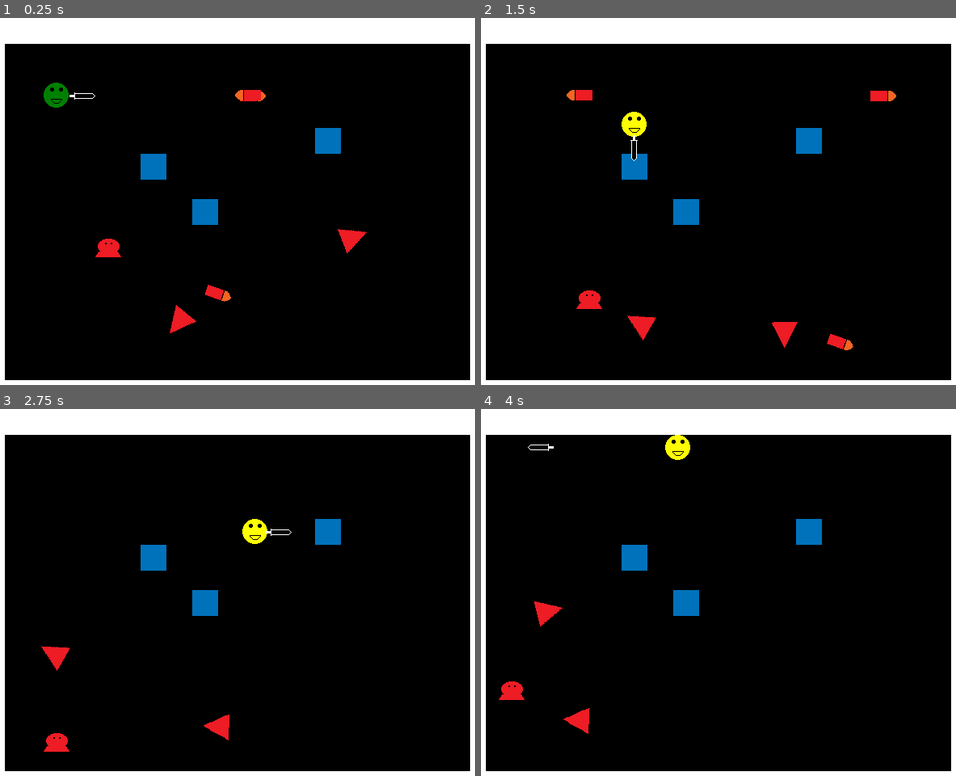
Above: before the commit, frames 1-4 (two rows, left to right).
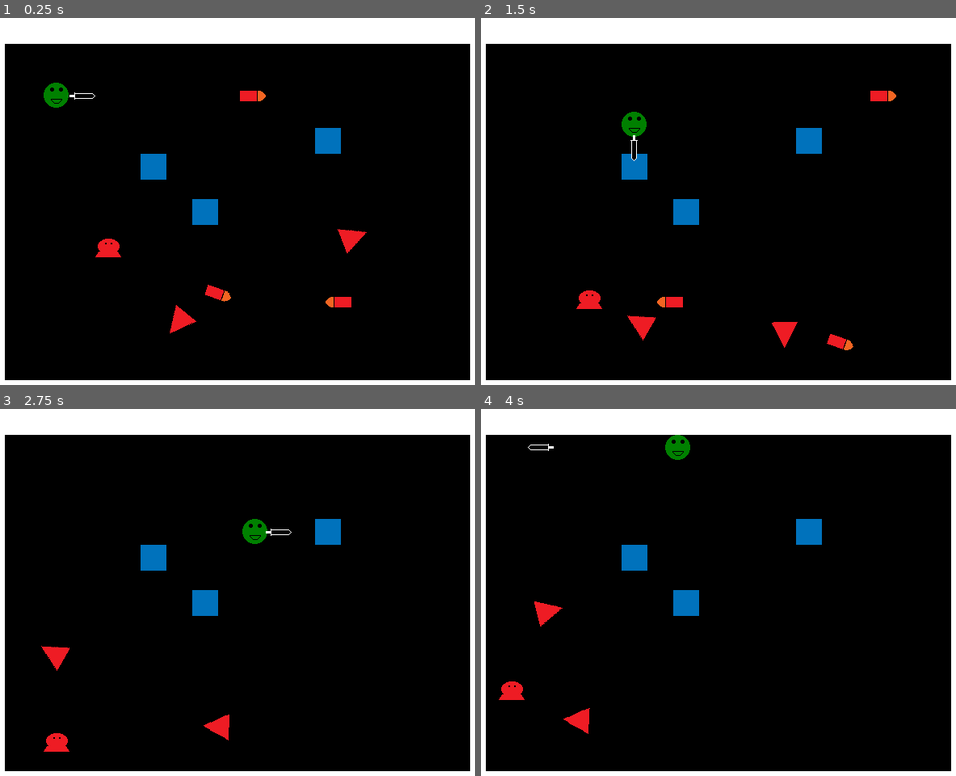
Above: after the commit, the same moments.

Repository: andOlga/game-off-2024
Game: Godot game, scene res://test_scene.tscn
Two runs of this game, one before a commit and one after it. Both use one fixed random seed, a clock stepped at 60 frames per second and the inputs below. Sound files missing from this copy of the repository are replaced by a short silence.
Inputs:
- Up to frame 1 (0.25 s): no input
- Up to frame 2 (1.5 s): tap Enter (action_pause) at 0.5 s; hold Right (move_right) 0.53-1.28 s; tap X (action_item) at 0.6 s; tap Space (action_select) at 0.8, 1.35 s; hold Down (move_down) from 1.28 s (still down)
- Up to frame 3 (2.75 s): tap X (action_item) at 1.55, 2.1 s; release Down (move_down) at 2.03 s; hold Right (move_right) from 2.03 s (still down); tap Space (action_select) at 2.3 s
- Up to frame 4 (4 s): release Right (move_right) at 2.78 s; hold Up (move_up) 2.78-3.53 s; tap Space (action_select) at 2.85, 3.8 s; tap X (action_item) at 3.05 s; hold Left (move_left) from 3.53 s (still down); tap Z (action_sword) at 3.6 s

The runs differ from the first frame. In frame 1, 0.2% of the frame differs, in the area x 49-74%, y 19-79%; in frame 2, 0.5%, in the area x 18-43%, y 19-79%; in frame 3, 0.3%; in frame 4, 0.3%.

Commit message:
Implement inventory system

Diff:
--- /dev/null
+++ b/game_objects/items/!base_item.gd
@@ -0,0 +1,10 @@
+class_name BaseItem extends Node2D
+
+func _on_hitbox_body_entered(body: Node2D) -> void:
+	if body is Player:
+		$PickupSFX.play()
+		$"..".add_item(self)
+		global_position = Vector2(-32, -32)
+
+func use() -> void:
+	push_error("Tried to activate item with unimplemented use()")
--- /dev/null
+++ b/game_objects/items/!base_item.tscn
@@ -0,0 +1,24 @@
+[gd_scene load_steps=4 format=3 uid="uid://sexql6jvvx3q"]
+
+[ext_resource type="Script" uid="uid://tgoprpe5hgwu" path="res://game_objects/items/!base_item.gd" id="1_7a8gh"]
+[ext_resource type="AudioStream" uid="uid://6cmbnc3fmgq5" path="res://sounds/aItem.wav" id="2_clmfo"]
+
+[sub_resource type="RectangleShape2D" id="RectangleShape2D_e4wh4"]
+size = Vector2(32, 32)
+
+[node name="BaseItem" type="Node2D"]
+script = ExtResource("1_7a8gh")
+
+[node name="Sprite" type="Sprite2D" parent="."]
+position = Vector2(16, 16)
+
+[node name="Hitbox" type="Area2D" parent="."]
+
+[node name="HitboxShape" type="CollisionShape2D" parent="Hitbox"]
+position = Vector2(16, 16)
+shape = SubResource("RectangleShape2D_e4wh4")
+
+[node name="PickupSFX" type="AudioStreamPlayer" parent="."]
+stream = ExtResource("2_clmfo")
+
+[connection signal="body_entered" from="Hitbox" to="." method="_on_hitbox_body_entered"]
--- /dev/null
+++ b/game_objects/items/!inventory.gd
@@ -0,0 +1,31 @@
+@icon("res://sprite_images/sItemFrame.png")
+
+extends Node2D
+
+var items : Array[BaseItem] = []
+var current_item = 0
+
+func _ready() -> void:
+	$CurrentItemSprite.hide()
+
+func add_item(item: BaseItem) -> void:
+	items.append(item)
+	print(item)
+
+func _process(_delta: float) -> void:
+	var size := items.size()
+	if size == 0:
+		return
+	if Input.is_action_just_pressed(&"action_select"):
+		current_item += 1
+		if current_item > size - 1:
+			current_item = 0
+		$CurrentItemSprite.texture = items[current_item].get_node("Sprite").texture
+		$CurrentItemSprite.show()
+		$SpriteHideTimer.start()
+	elif Input.is_action_just_pressed(&"action_item"):
+		items[current_item].use()
+
+
+func _on_sprite_hide_timer_timeout() -> void:
+	$CurrentItemSprite.hide()
--- /dev/null
+++ b/game_objects/items/!inventory.tscn
@@ -0,0 +1,16 @@
+[gd_scene load_steps=2 format=3 uid="uid://dri8ned6r7ccs"]
+
+[ext_resource type="Script" uid="uid://dk4smtkmmbaar" path="res://game_objects/items/!inventory.gd" id="1_iud1i"]
+
+[node name="Inventory" type="Node2D"]
+script = ExtResource("1_iud1i")
+
+[node name="CurrentItemSprite" type="Sprite2D" parent="."]
+modulate = Color(1, 1, 1, 0.392157)
+position = Vector2(320, 240)
+scale = Vector2(20, 15)
+
+[node name="SpriteHideTimer" type="Timer" parent="."]
+wait_time = 0.5
+
+[connection signal="timeout" from="SpriteHideTimer" to="." method="_on_sprite_hide_timer_timeout"]
--- a/game_objects/player.gd
+++ b/game_objects/player.gd
@@ -37,6 +37,10 @@
 	set_collision_layer_value(2, false)
 	set_collision_mask_value(2, false)
 
+func enable_sword() -> void: # Gives the player the sword if they didn't have it
+	has_sword = true
+	$Sword.show()
+
 func _on_death_timer_timeout() -> void:
 	get_tree().reload_current_scene()
 
--- a/test_scene.tscn
+++ b/test_scene.tscn
@@ -46,5 +46,5 @@
 rotation = 0.333614
 
 [node name="Bullet3" parent="." instance=ExtResource("7_8pr8v")]
-position = Vector2(424, 112)
+position = Vector2(536, 368)
 rotation = 3.14036
Not shown, added: game_objects/items/!base_item.gd.uid
Not shown, added: game_objects/items/!inventory.gd.uid
